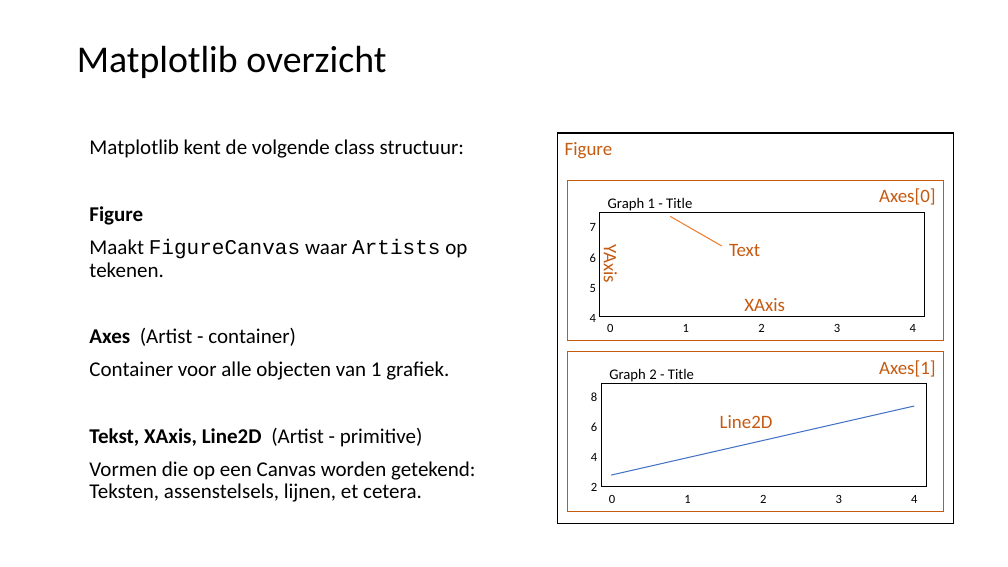
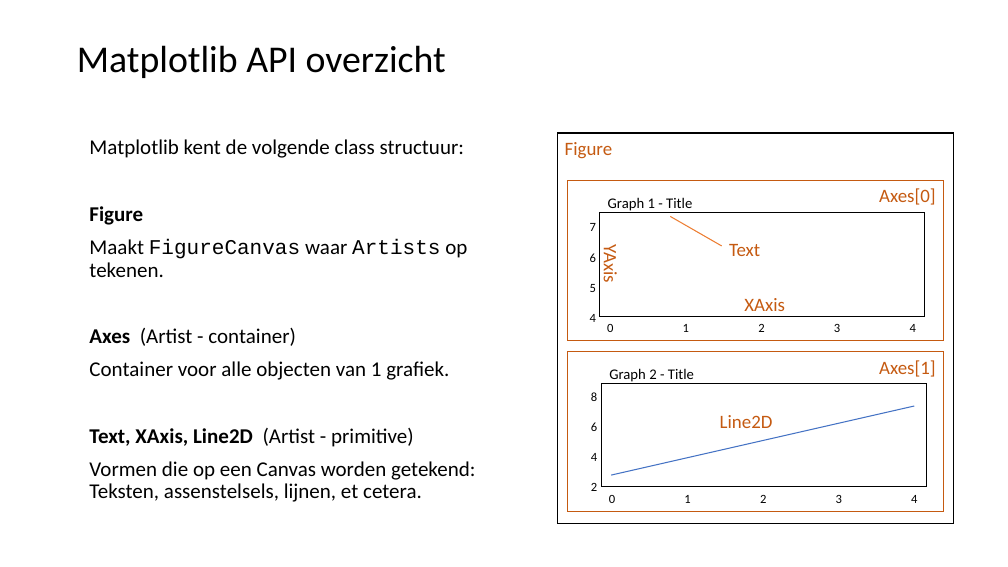
Before and after one commit to LFKoning/knowledge-sharing, a slide deck: slide 21 of python_trainees/3_pandas_plotting/python_traineeship_3.pptx. Drawn at 1008x567 pixels with LibreOffice and Linux fonts; fonts in the diff are those of the drawing. Boxes give left, top, right and bottom in pixels: in the first picture for what was removed or moved away, otherwise in the second. Text is boxed around its words. In the diff, an @@ line names an element or a change of style, - is before the commit and + after.

```diff
--- a/python_trainees/3_pandas_plotting/python_traineeship_3.pptx
+++ b/python_trainees/3_pandas_plotting/python_traineeship_3.pptx
@@ title at (77, 45, 446, 78): text changed @@
-Matplotlib overzicht
+Matplotlib API overzicht
@@ text at (89, 428, 414, 447): text changed; bold off @@
-Tekst, XAxis, Line2D (Artist - primitive)
+Text, XAxis, Line2D (Artist - primitive)
```
Also in this commit, not shown: 10 other slides changed, 10 other files.
